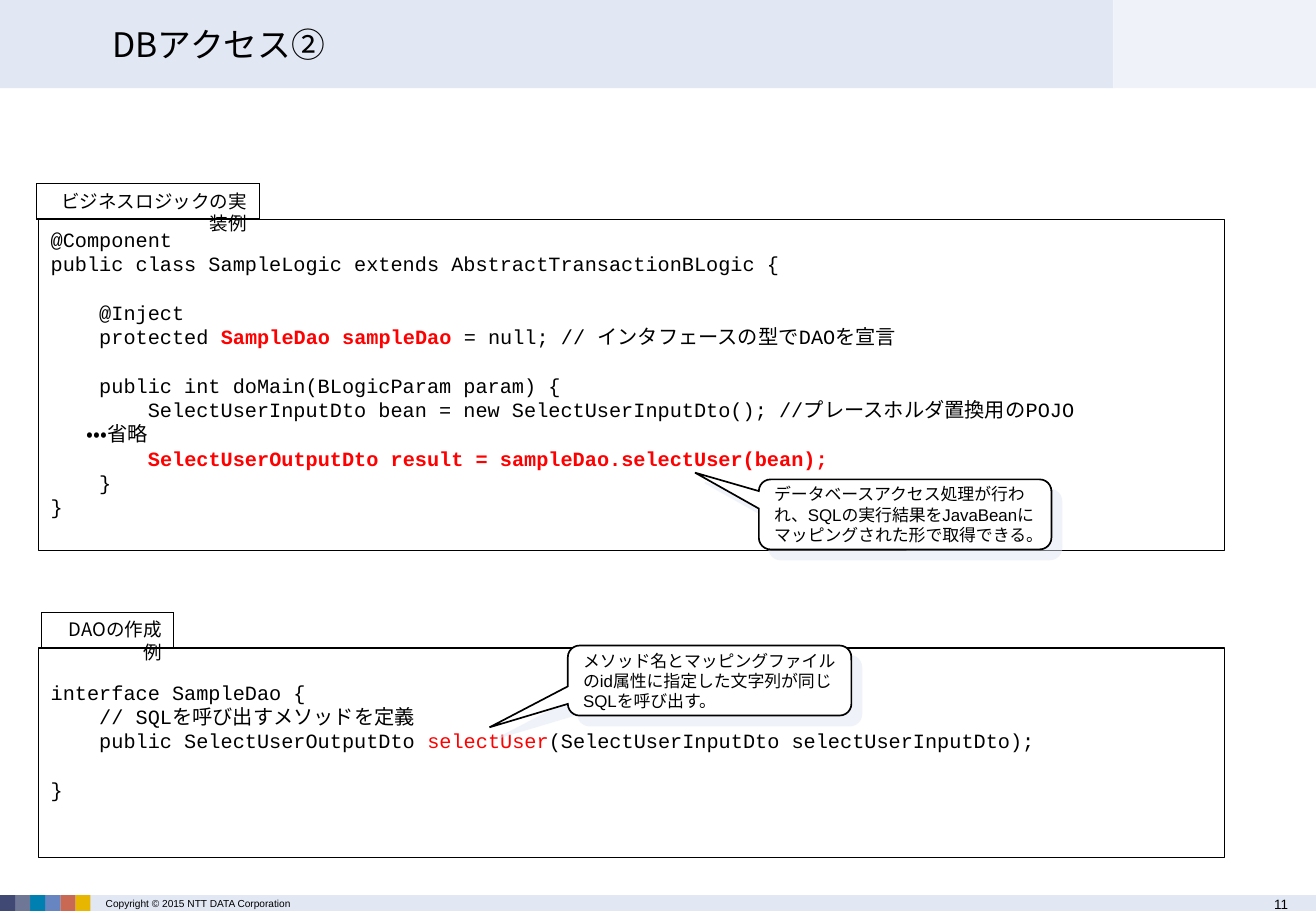
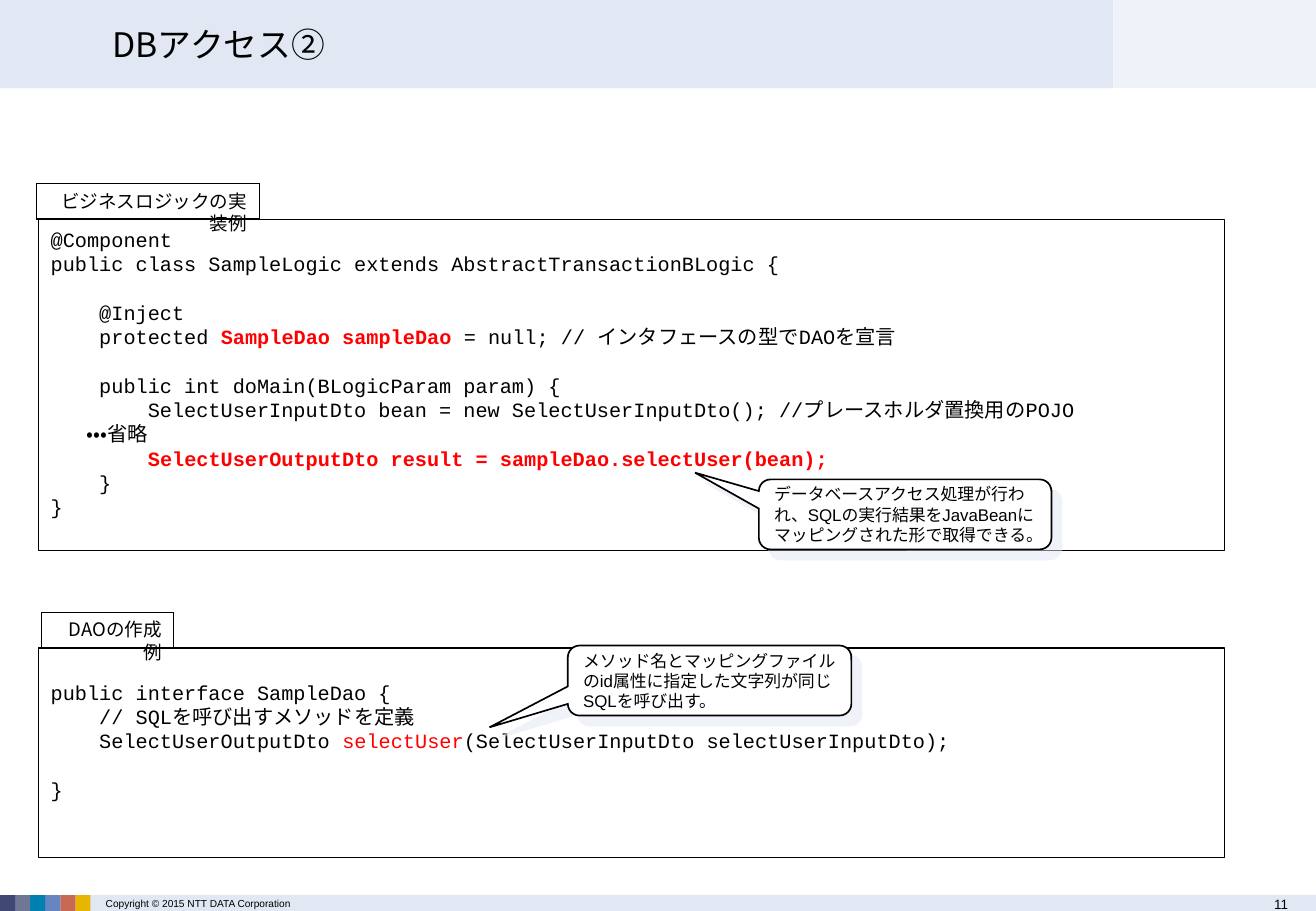
Before and after one commit to terasoluna-batch/terasoluna-doc, a slide deck: slide 11 of architecture/TERASOLUNA Batch Framework for Java Version 3.x 説明資料.pptx. Drawn at 1316x911 pixels with LibreOffice and Linux fonts; fonts in the diff are those of the drawing; background and template pictures are left out. Boxes give left, top, right and bottom in pixels: in the first picture for what was removed or moved away, otherwise in the second. Text is boxed around its words. In the diff, an @@ line names an element or a change of style, - is before the commit and + after.

```diff
--- a/architecture/TERASOLUNA Batch Framework for Java Version 3.x 説明資料.pptx
+++ b/architecture/TERASOLUNA Batch Framework for Java Version 3.x 説明資料.pptx
@@ text in rectangle at (51, 685, 366, 705): text changed @@
-interface SampleDao {
+public interface SampleDao {
@@ text in rectangle at (99, 734, 950, 753): text changed @@
-public SelectUserOutputDto selectUser(SelectUserInputDto selectUserInputDto);
+SelectUserOutputDto selectUser(SelectUserInputDto selectUserInputDto);
```
Also in this commit, not shown: 1 other slide changed.
